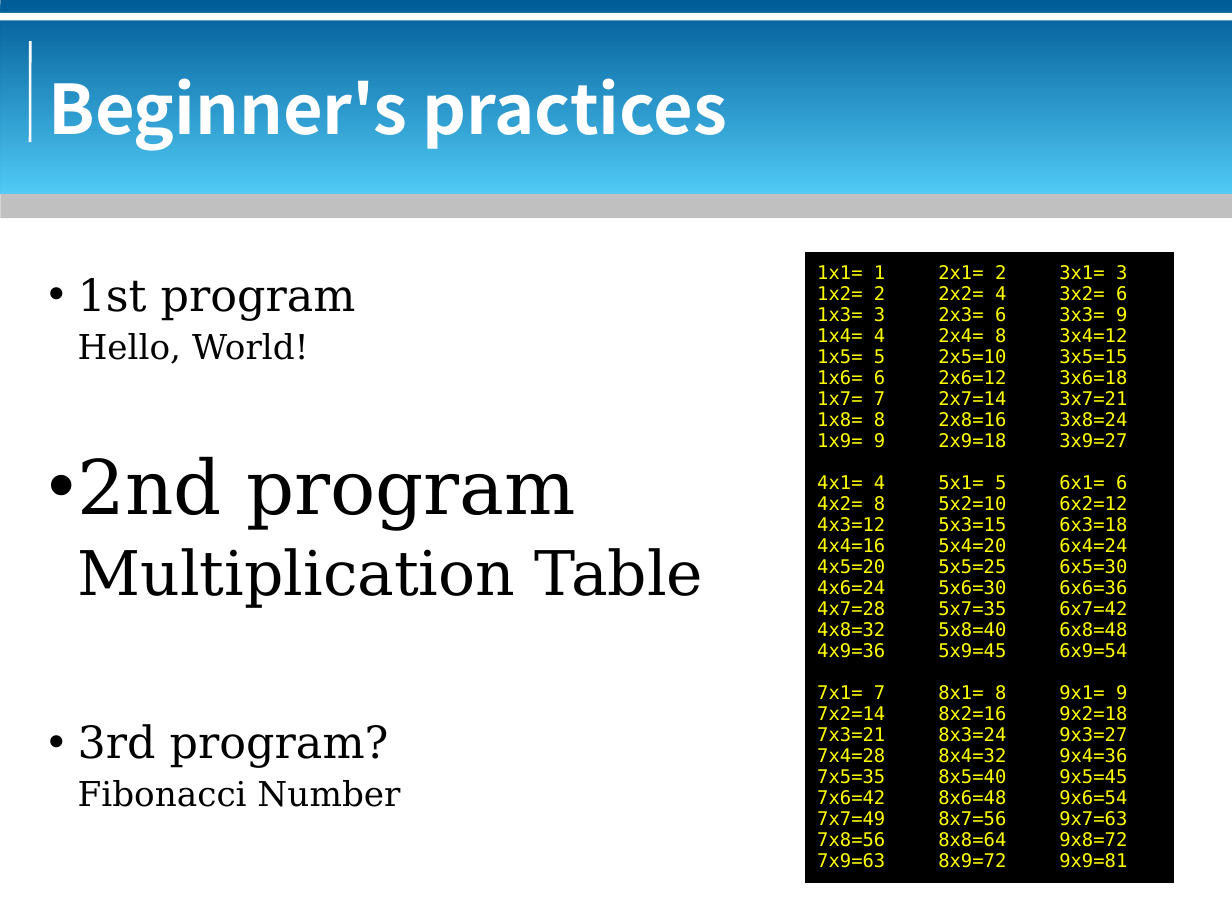
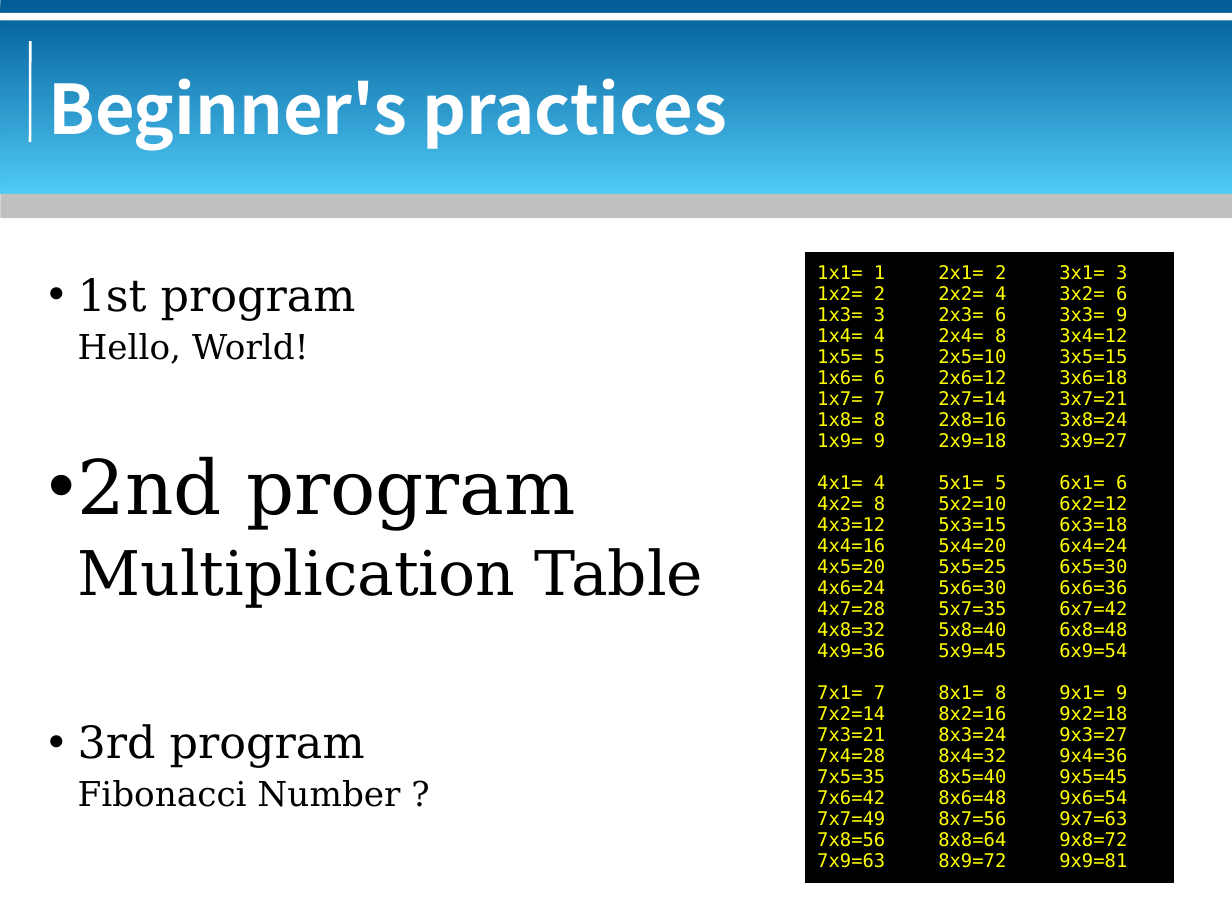
Before and after one commit to bluebat/.presentations, a slide deck: slide 2 of multiplication-table.odp. Drawn at 1232x924 pixels with LibreOffice and Linux fonts; fonts in the diff are those of the drawing; background and template pictures are left out. Boxes give left, top, right and bottom in pixels: in the first picture for what was removed or moved away, otherwise in the second. Text is boxed around its words. In the diff, an @@ line names an element or a change of style, - is before the commit and + after.

```diff
--- a/multiplication-table.odp
+++ b/multiplication-table.odp
@@ text at <box>78,724,400,807</box>: text changed @@
-• 3rd program?
-Fibonacci Number
+• 3rd program
+Fibonacci Number ?
```
Also in this commit, not shown: 1 other slide changed, 1 slide added, 2 other files.
